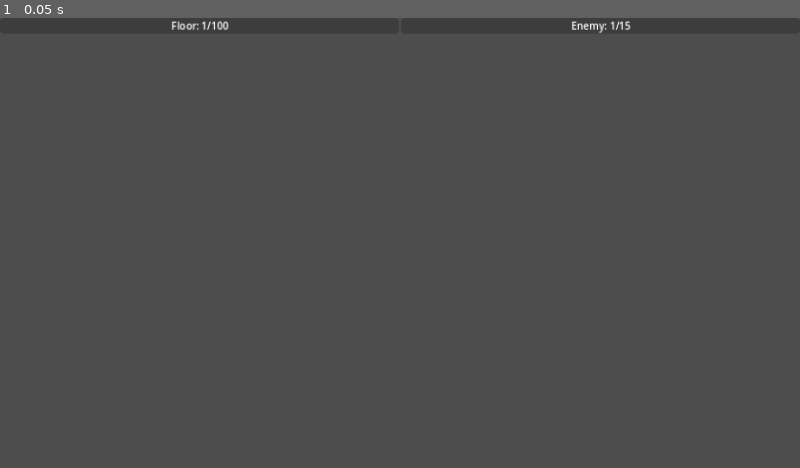
Above: before the commit, frame 1.
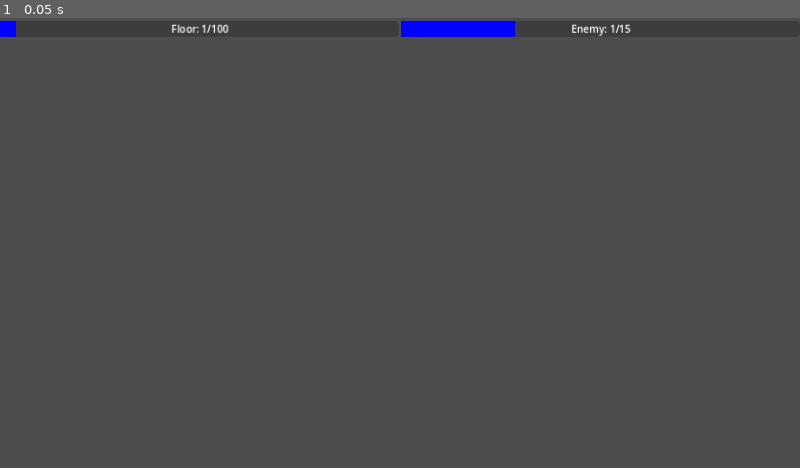
Above: after the commit, the same moment.

Repository: Pepice23/ClimbTheTower
Game: Godot game, scene res://main/main.tscn
Same seed, same stepped clock (60 frames per second), same inputs: the game is played once before the commit and once after it. The project has no main scene, so this scene is started directly.
Inputs:
- Up to frame 1 (0.05 s): no input

The runs differ from the first frame. In frame 1, 0.8% of the frame differs, in the area x 0-79%, y 0-5%.

Commit message:
added script to stage progress

Diff:
--- /dev/null
+++ b/stage_progress/stage_progress.gd
@@ -0,0 +1,20 @@
+extends HBoxContainer
+
+@onready var floor_progress_bar = $FloorProgressBar
+@onready var floor_progress_text = $FloorProgressBar/FloorProgressText
+@onready var enemy_progress_bar = $EnemyProgressBar
+@onready var enemy_progress_text = $EnemyProgressBar/EnemyProgressText
+
+# Called when the node enters the scene tree for the first time.
+func _ready():
+	pass # Replace with function body.
+	set_progress_fill_color()
+
+func set_progress_fill_color():
+	var style_box = StyleBoxFlat.new()
+	style_box.bg_color = Color.BLUE
+	floor_progress_bar.add_theme_stylebox_override("fill", style_box)
+	enemy_progress_bar.add_theme_stylebox_override("fill", style_box)
+
+	floor_progress_bar.value = 5
+	enemy_progress_bar.value = 5
--- a/stage_progress/stage_progress.tscn
+++ b/stage_progress/stage_progress.tscn
@@ -1,11 +1,15 @@
-[gd_scene format=3 uid="uid://d383c2amhbhn"]
+[gd_scene load_steps=2 format=3 uid="uid://d383c2amhbhn"]
+
+[ext_resource type="Script" path="res://stage_progress/stage_progress.gd" id="1_d05f6"]
 
 [node name="StageProgress" type="HBoxContainer"]
 anchors_preset = 10
 anchor_right = 1.0
+offset_top = 5.0
 offset_right = 1280.0
-offset_bottom = 30.0
+offset_bottom = 35.0
 grow_horizontal = 2
+script = ExtResource("1_d05f6")
 
 [node name="FloorProgressBar" type="ProgressBar" parent="."]
 custom_minimum_size = Vector2(100, 25)
